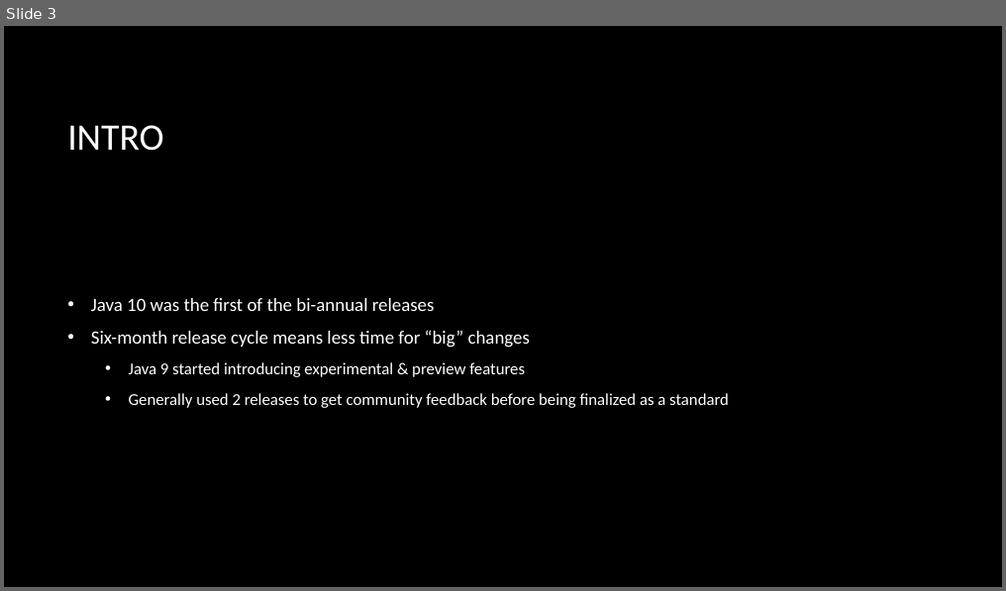
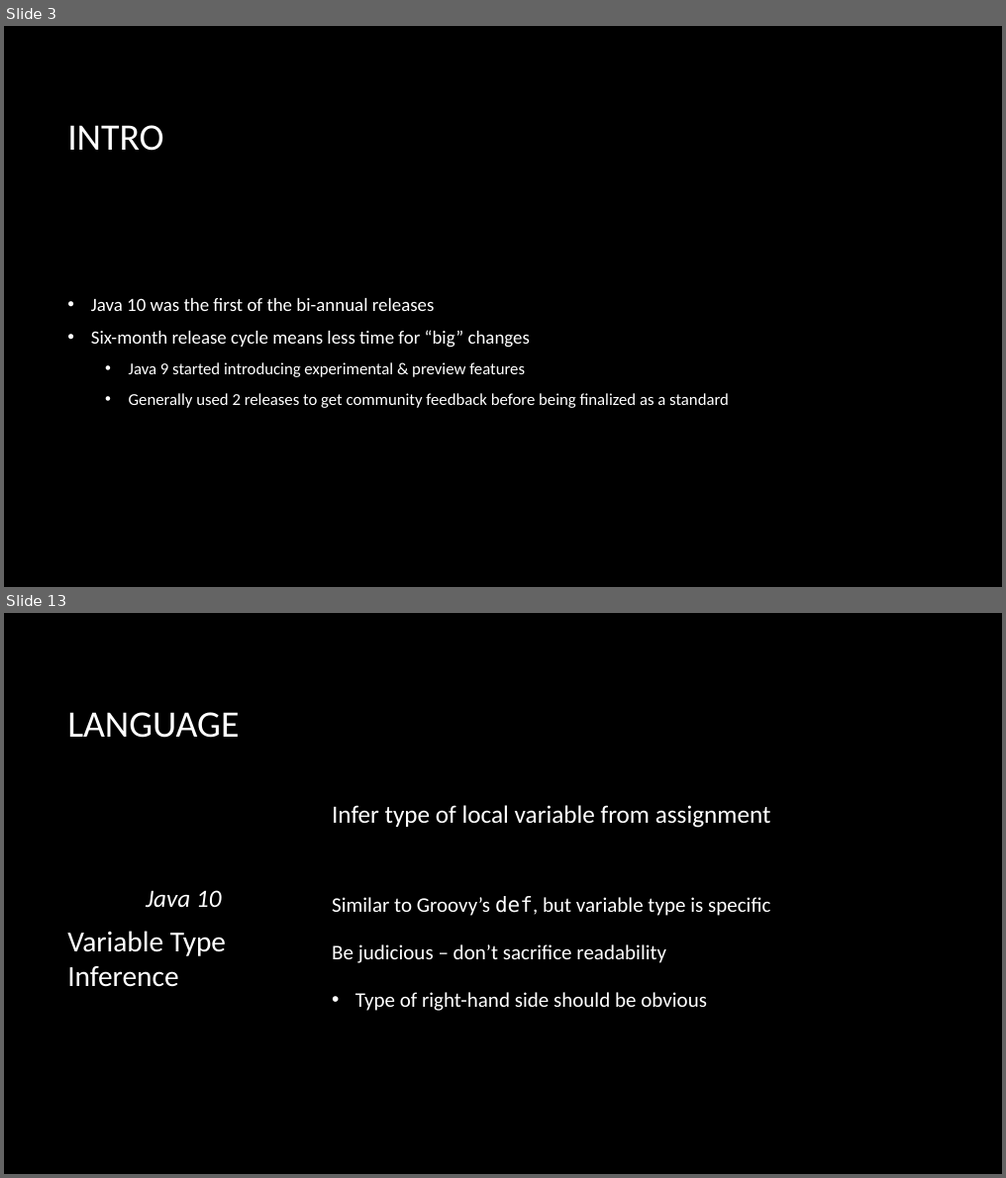
Before and after one commit to macdaddyaz/modern-java, a slide deck: Java 9 and up.pptx. Shown one above the other, each under a label of ours: slide 3 before the commit, slides 3 and 13 after it; the slides between them are not shown. The pictures are 1006x591 and 1006x1178 pixels, drawn with LibreOffice and Linux fonts; fonts in the diff are those of the drawing; background and template pictures are left out. Boxes give left, top, right and bottom in pixels: in the first picture for what was removed or moved away, otherwise in the second. Text is boxed around its words. In the diff, an @@ line names an element or a change of style, - is before the commit and + after.

Commit message:
Complete "Language" section of presentation

```diff
--- a/Java 9 and up.pptx
+++ b/Java 9 and up.pptx
@@ slide 13 added at (4, 613, 1002, 1174), background picture (left out) @@
@@ title added at (67, 712, 239, 738), 36 pt, text #FFFFFF @@
+LANGUAGE
@@ text added at (332, 805, 771, 1011), 20 pt, text #FFFFFF @@
+Infer type of local variable from assignment
+Similar to Groovy’s def, but variable type is specific
+Be judicious – don’t sacrifice readability
+• Type of right-hand side should be obvious
@@ text added at (67, 890, 226, 987), 28 pt, text #FFFFFF @@
+Java 10
+Variable Type Inference
```
Also in this commit, not shown: 6 slides changed, 15 other slides added.
